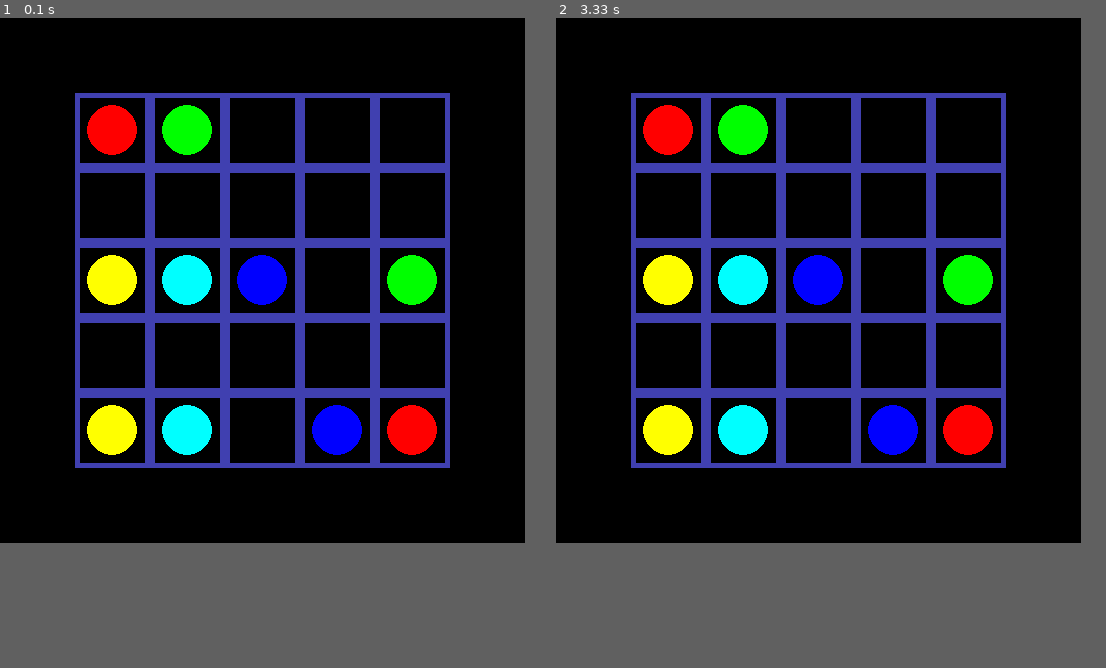
Above: before the commit, frames 1-2 (left to right).
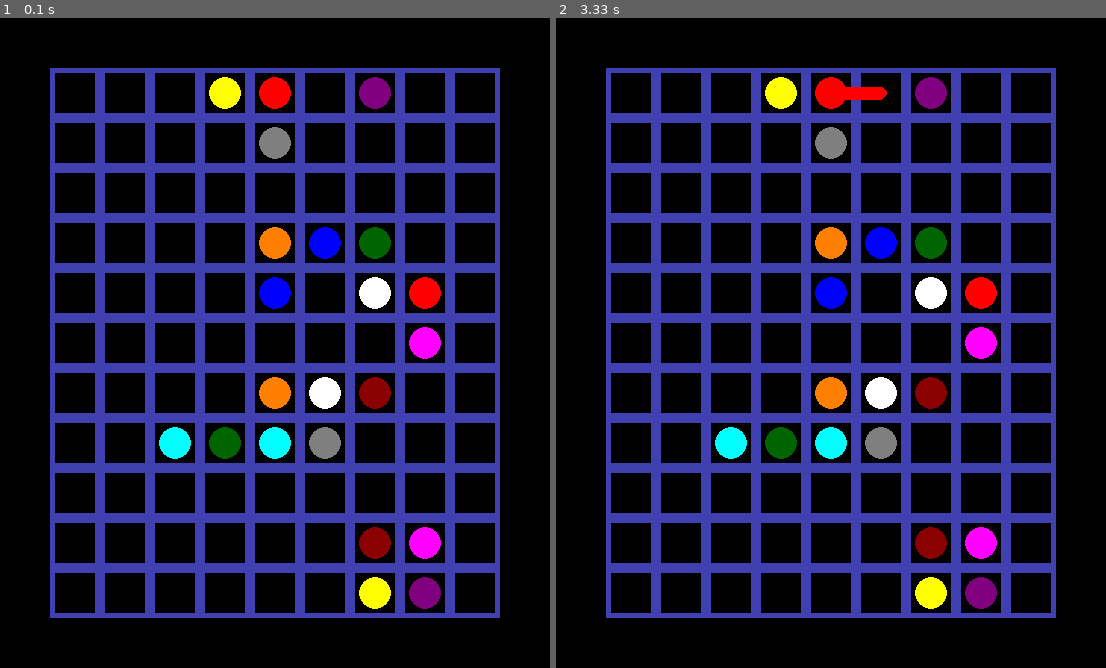
Above: after the commit, the same moments.

Repository: edvinalestig/flow-pygame
Game: pygame game, started from main.py
The game is run twice, just before and just after one commit, with the same random seed, the same clock (stepped at 60 frames per second) and the same inputs.
Inputs (mouse positions are in pixels of both pictures, inside the frame that each line leads up to):
- Up to frame 1 (0.1 s): no input
- Up to frame 2 (3.33 s): press the mouse at (836, 388) at 0.37 s; move the mouse to (765, 369) at 0.47 s; release the mouse at (699, 349) at 0.6 s; press the mouse at (831, 96) at 0.7 s; move the mouse to (776, 102) at 0.8 s; release the mouse at (721, 109) at 0.93 s; press the mouse at (831, 96) at 3.03 s; move the mouse to (847, 102) at 3.13 s; release the mouse at (864, 115) at 3.27 s
In our replay, the window is 525x525 before the commit and 550x650 after it. These sizes can differ from the game's own. Grey fills any space a smaller window leaves; there, only what the larger window draws over its background counts as a difference.

The runs differ from the first frame. In frame 1, 29% of the frame differs, in the area x 9-91%, y 7-93%; in frame 2, 29%.

Commit message:
Added 2nd level

Diff:
--- a/config.txt
+++ b/config.txt
@@ -1,3 +1,3 @@
 {
-    "sideLength": 75
+    "sideLength": 50
 }
--- a/levels.py
+++ b/levels.py
@@ -1,7 +1,27 @@
+import random
+
 def getLevel():
+    red = (255, 0, 0)
+    green = (0, 255, 0)
+    blue = (0, 0, 255)
+    yellow = (255, 255, 0)
+    magenta = (255, 0, 255)
+    cyan = (0, 255, 255)
+    white = (255, 255, 255)
+    grey = (127, 127, 127)
+    orange = (255, 128, 0)
+    darkGreen = (0, 100, 0)
+    purple = (128, 0, 128)
+    darkRed = (139, 0, 0)
+
     # [colour, start tile, end tile]
-    colours1 = [[(255, 0, 0), 0, 24], [(0, 255, 0), 1, 14], [(0, 0, 255), 12, 23], [(255, 255, 0), 10, 20], [(0, 255, 255), 11, 21]]
-    level1 = {"height": 5, "width": 5, "colours": colours1}
+    points1 = [[red, 0, 24], [green, 1, 14], [blue, 12, 23], [yellow, 10, 20], [cyan, 11, 21]]
+    level1 = {"height": 5, "width": 5, "points": points1}
+
+    points2 = [[yellow, 3, 96], [red, 4, 43], [purple, 6, 97], [grey, 13, 68], [orange, 31, 58], [blue, 32, 40], [darkGreen, 33, 66], [white, 42, 59], [magenta, 52, 88], [darkRed, 60, 87], [cyan, 67, 65]]
+    level2 = {"height": 11, "width": 9, "points": points2}
 
 
-    return level1
+    levels = [level1, level2]
+    level = random.randint(0, len(levels)-1)
+    return levels[level]
--- a/main.py
+++ b/main.py
@@ -49,7 +49,7 @@
 
 
         # Create the end points (static tiles)
-        for value in self.level["colours"]:
+        for value in self.level["points"]:
             colour = value[0]
             index1 = value[1]
             index2 = value[2]
@@ -121,7 +121,7 @@
         # When a connection is removed it becomes easier to remove the line.
         self.graphicsManager.drawBoard(self.sideLength, self.width, self.height)
 
-        for value in self.level["colours"]:
+        for value in self.level["points"]:
             colour = value[0]
             tile1 = value[1]
             tile2 = value[2]
